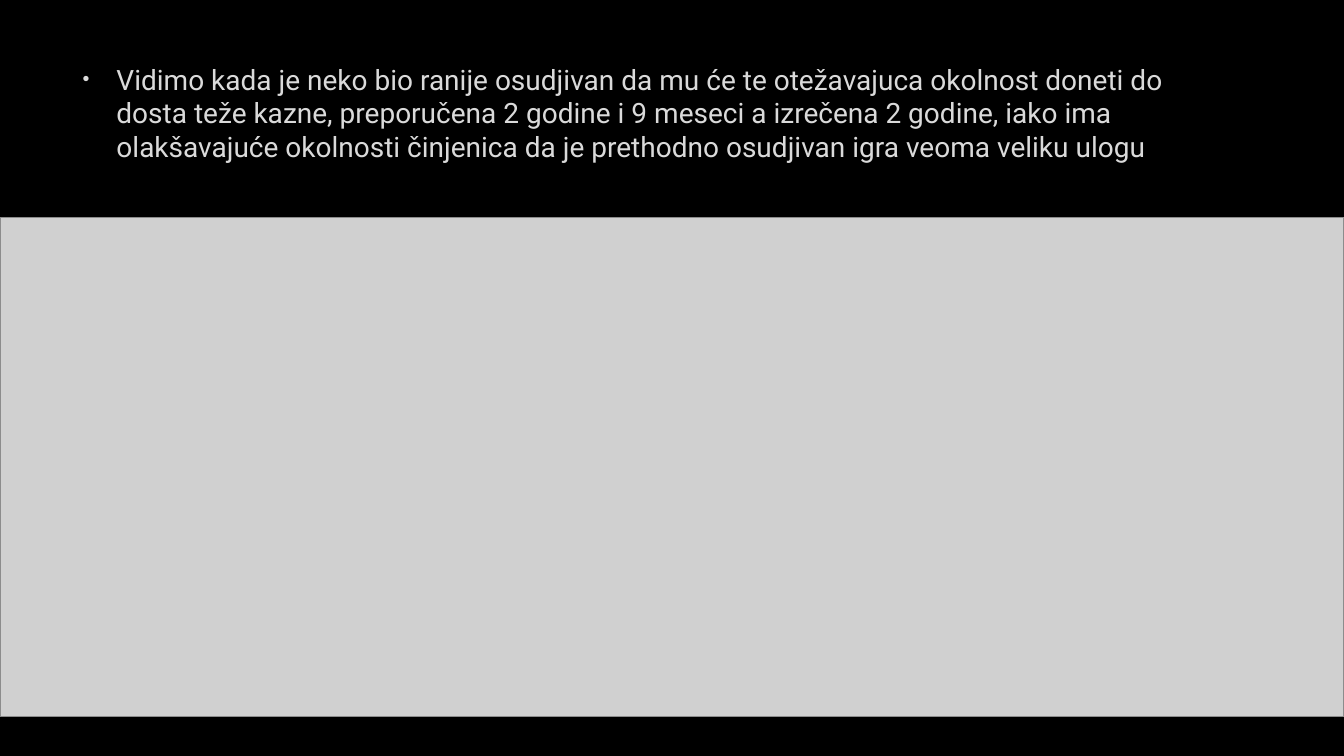
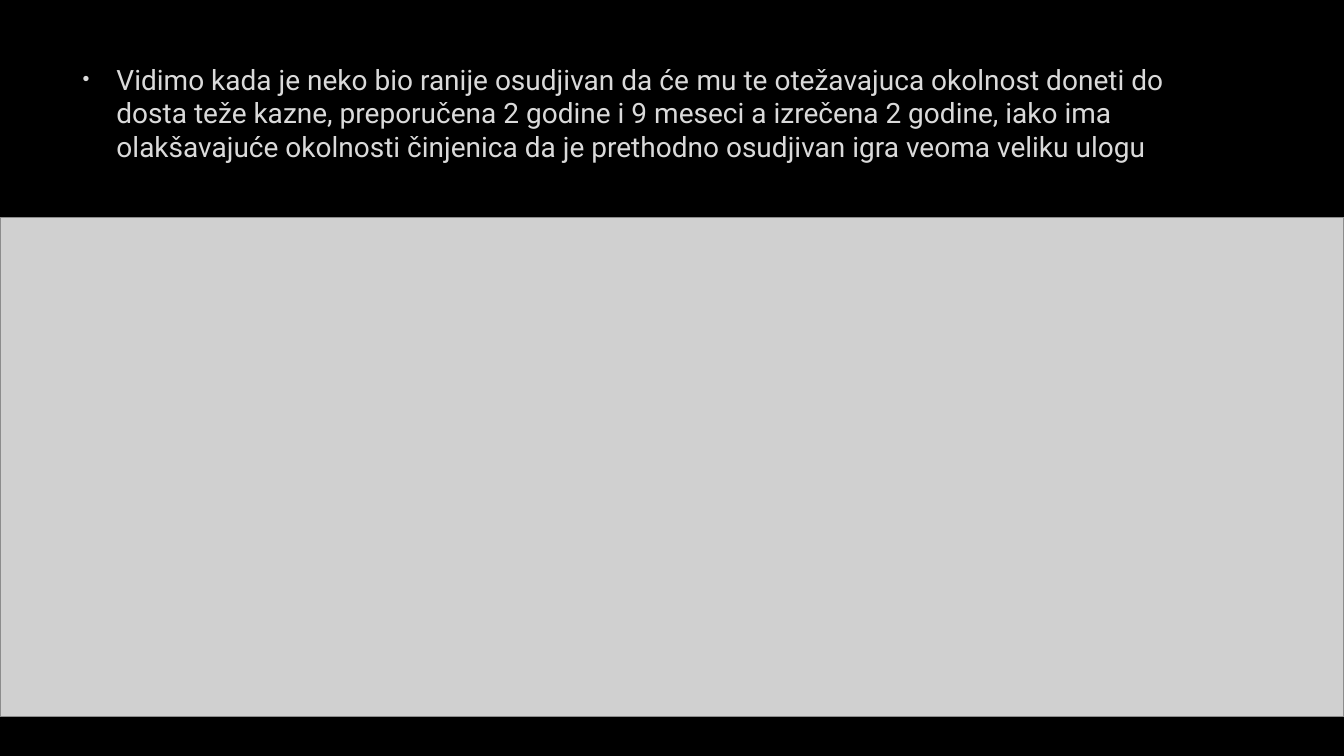
Before and after one commit to urospetraskovic/PravnaInformatikaTeam8, a slide deck: slide 29 of Project/Prezentacija.pptx. Drawn at 1344x756 pixels with LibreOffice and Linux fonts; fonts in the diff are those of the drawing; grey boxes stand for pictures; background and template pictures are left out. Boxes give left, top, right and bottom in pixels: in the first picture for what was removed or moved away, otherwise in the second. Text is boxed around its words. In the diff, an @@ line names an element or a change of style, - is before the commit and + after.

```diff
--- a/Project/Prezentacija.pptx
+++ b/Project/Prezentacija.pptx
@@ text at (116, 69, 1163, 163): text changed @@
-• Vidimo kada je neko bio ranije osudjivan da mu će te otežavajuca okolnost doneti do dosta teže kazne, preporučena 2 godine i 9 meseci a izrečena 2 godine, iako ima olakšavajuće okolnosti činjenica da je prethodno osudjivan igra veoma veliku ulogu
+• Vidimo kada je neko bio ranije osudjivan da će mu te otežavajuca okolnost doneti do dosta teže kazne, preporučena 2 godine i 9 meseci a izrečena 2 godine, iako ima olakšavajuće okolnosti činjenica da je prethodno osudjivan igra veoma veliku ulogu
```
Also in this commit, not shown: 3 other slides changed.
